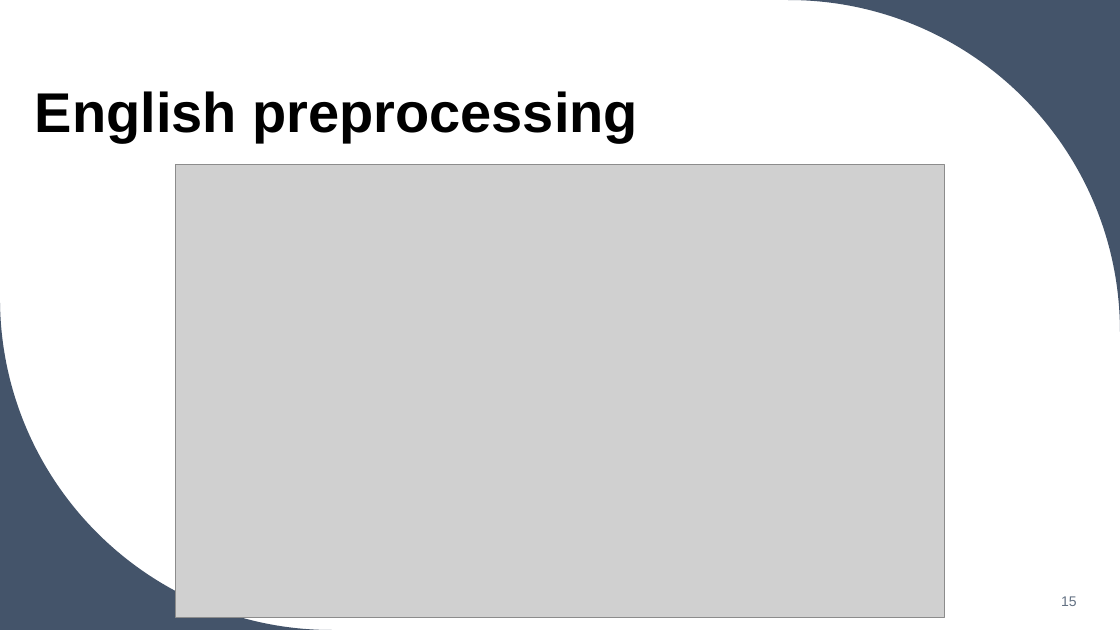
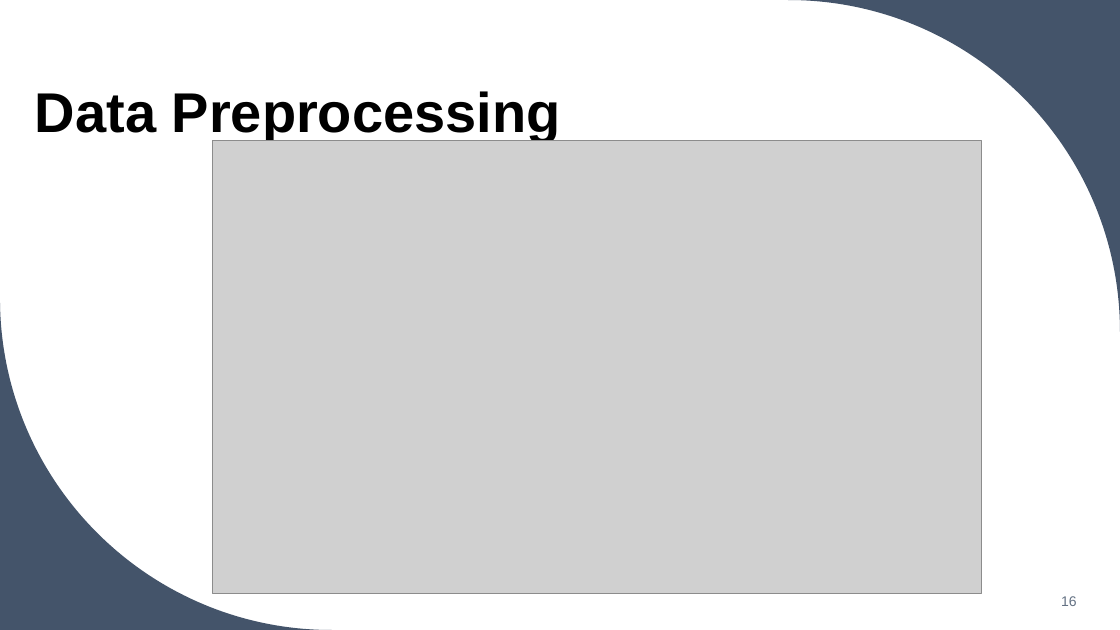
Before and after one commit to Fatmakaram97/Zep-task, a slide deck: slide 16 of Mental classes presentation.pptx (slide 15 before the commit). Drawn at 1120x630 pixels with LibreOffice and Linux fonts; fonts in the diff are those of the drawing; grey boxes stand for pictures. Boxes give left, top, right and bottom in pixels: in the first picture for what was removed or moved away, otherwise in the second. Text is boxed around its words. In the diff, an @@ line names an element or a change of style, - is before the commit and + after.

```diff
--- a/Mental classes presentation.pptx
+++ b/Mental classes presentation.pptx
@@ title at box(35, 91, 561, 142): text changed @@
-English preprocessing
+Data Preprocessing
@@ picture: place and size @@
-picture at box(176, 165, 944, 618)
+picture at box(213, 140, 981, 593)
```
Also in this commit, not shown: 5 other slides changed, 17 slides added, 16 slides removed, 2 other files.
